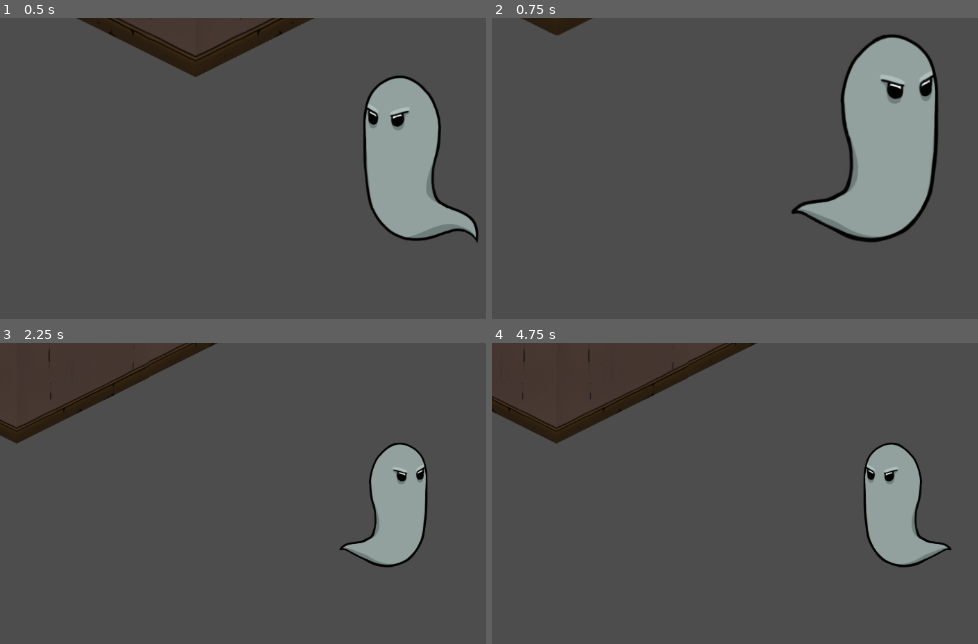
Above: before the commit, frames 1-4 (two rows, left to right).
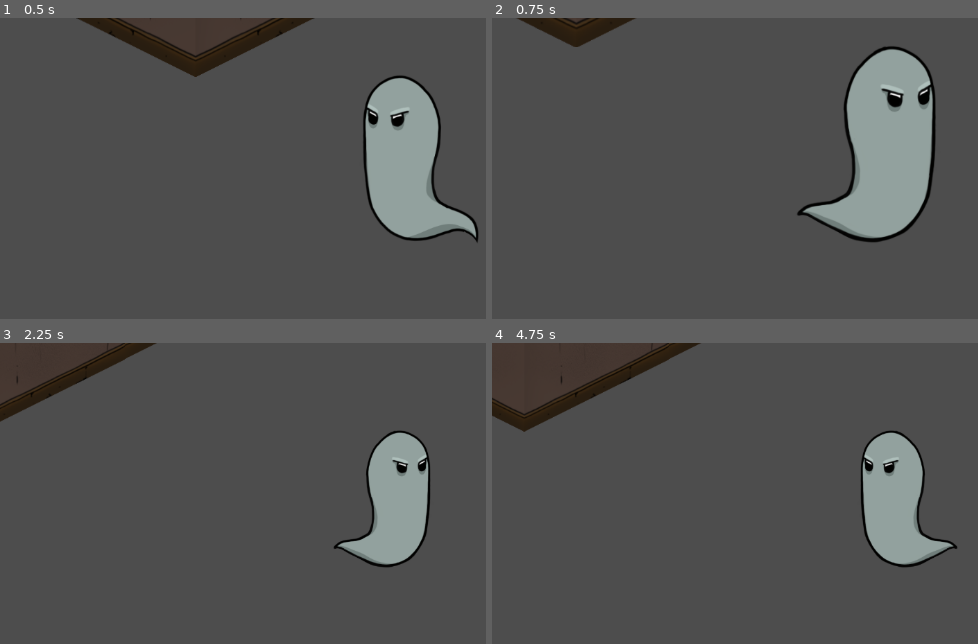
Above: after the commit, the same moments.

Repository: kevinpfeifle/haunting-grounds
Game: Godot game, scene res://scenes/game.tscn
Two runs of this game, one before a commit and one after it. Both use one fixed random seed, a clock stepped at 60 frames per second and the inputs below.
Inputs (mouse positions are in pixels of both pictures, inside the frame that each line leads up to):
- Up to frame 1 (0.5 s): no input
- Up to frame 2 (0.75 s): tap Enter at 0.5 s; move the mouse to (outside the picture) at 0.52 s; hold D (player_right) from 0.53 s (still down); hold Mouse wheel up (camera_zoom_in) from 0.53 s (still down); click (outside the picture) at 0.67 s
- Up to frame 3 (2.25 s): tap Mouse wheel down (camera_zoom_out) at 0.8 s; release D (player_right) at 1.25 s; release Mouse wheel up (camera_zoom_in) at 1.25 s; drag from (238, 589) to (outside the picture) at 1.27 s; tap Space (center_camera) at 2 s; move the mouse to (481, 469) at 2.02 s; hold D (player_right) from 2.03 s (still down); hold Mouse wheel down (camera_zoom_out) from 2.03 s (still down); right-click (481, 469) at 2.1 s; click (481, 469) at 2.17 s
- Up to frame 4 (4.75 s): release D (player_right) at 2.75 s; release Mouse wheel down (camera_zoom_out) at 2.75 s; drag from (outside the picture) to (652, 499) at 2.77 s; tap Enter at 3.5 s; move the mouse to (outside the picture) at 3.52 s; hold A (player_left) 3.53-4.25 s; hold Mouse wheel up (camera_zoom_in) 3.53-4.25 s; click (outside the picture) at 3.67 s; tap Mouse wheel down (camera_zoom_out) at 3.8 s; drag from (652, 499) to (773, 454) at 4.27 s

Frame 1 is identical in both runs. In frame 2, 3.9% of the frame differs, in the area x 5-92%, y 0-74%; in frame 3, 6.9%; in frame 4, 7.0%, in the area x 0-96%, y 0-75%.

Commit message:
Updated interactable object spawning logic, and added demo interaction

Diff:
--- a/scenes/levels/mourningwood_manor.tscn
+++ b/scenes/levels/mourningwood_manor.tscn
@@ -1,7 +1,12 @@
-[gd_scene load_steps=7 format=4 uid="uid://cp38n3dvafl7g"]
+[gd_scene load_steps=15 format=4 uid="uid://cp38n3dvafl7g"]
 
 [ext_resource type="TileSet" uid="uid://cevxebqg38bcs" path="res://assets/tilesets/mourningwood_manor.tres" id="1_2dm2y"]
 [ext_resource type="Script" path="res://scripts/building/room.gd" id="1_dnbas"]
+[ext_resource type="Script" path="res://scripts/objects/Spawner.gd" id="3_ujja3"]
+[ext_resource type="Script" path="res://scripts/objects/SpawnPoint.gd" id="4_c1ql2"]
+[ext_resource type="Script" path="res://scripts/objects/ObjectSpawnInfo.gd" id="5_a8rl4"]
+[ext_resource type="PackedScene" uid="uid://dijyi56o1lbdt" path="res://scenes/objects/candle.tscn" id="6_0wjly"]
+[ext_resource type="PackedScene" uid="uid://dtdeplaixpape" path="res://scenes/objects/urn.tscn" id="7_5qc06"]
 
 [sub_resource type="Animation" id="Animation_jtv8s"]
 length = 0.001
@@ -59,6 +64,21 @@
 "front_walls_fade_out": SubResource("Animation_l074l")
 }
 
+[sub_resource type="Resource" id="Resource_gonlc"]
+script = ExtResource("5_a8rl4")
+item_scene = ExtResource("6_0wjly")
+chance = 50.0
+
+[sub_resource type="Resource" id="Resource_fby4a"]
+script = ExtResource("5_a8rl4")
+item_scene = ExtResource("7_5qc06")
+chance = 50.0
+
+[sub_resource type="Resource" id="Resource_c7gs1"]
+script = ExtResource("5_a8rl4")
+item_scene = ExtResource("6_0wjly")
+chance = 100.0
+
 [node name="Mourningwood Manor" type="Node2D"]
 y_sort_enabled = true
 
@@ -103,3 +123,18 @@
 libraries = {
 "": SubResource("AnimationLibrary_7qnui")
 }
+
+[node name="Spawner" type="Node2D" parent="."]
+script = ExtResource("3_ujja3")
+
+[node name="SpawnPoint1" type="Marker2D" parent="Spawner"]
+position = Vector2(-751, 351)
+script = ExtResource("4_c1ql2")
+spawn_chance = 100.0
+possible_items = Array[ExtResource("5_a8rl4")]([SubResource("Resource_gonlc"), SubResource("Resource_fby4a")])
+
+[node name="SpawnPoint2" type="Marker2D" parent="Spawner"]
+position = Vector2(-556, 746)
+script = ExtResource("4_c1ql2")
+spawn_chance = 70.0
+possible_items = Array[ExtResource("5_a8rl4")]([SubResource("Resource_c7gs1")])
--- a/scenes/objects/candle.tscn
+++ b/scenes/objects/candle.tscn
@@ -1,11 +1,82 @@
-[gd_scene load_steps=3 format=3 uid="uid://dijyi56o1lbdt"]
+[gd_scene load_steps=14 format=3 uid="uid://dijyi56o1lbdt"]
 
 [ext_resource type="PackedScene" uid="uid://875d3auqxh85" path="res://scenes/objects/default_object.tscn" id="1_gby4o"]
+[ext_resource type="Texture2D" uid="uid://bfbn3fn8geo2k" path="res://assets/sprites/objects/candle_animation.png" id="2_4a3do"]
 [ext_resource type="Texture2D" uid="uid://bf1w87cw4hb2j" path="res://assets/sprites/objects/candle.png" id="2_8gbtm"]
+[ext_resource type="Script" path="res://scripts/objects/candle.gd" id="2_d1ht6"]
+
+[sub_resource type="AtlasTexture" id="AtlasTexture_2gmhy"]
+atlas = ExtResource("2_4a3do")
+region = Rect2(150, 0, 50, 62)
+
+[sub_resource type="AtlasTexture" id="AtlasTexture_j41ww"]
+atlas = ExtResource("2_4a3do")
+region = Rect2(200, 0, 50, 62)
+
+[sub_resource type="AtlasTexture" id="AtlasTexture_d6pv2"]
+atlas = ExtResource("2_4a3do")
+region = Rect2(250, 0, 50, 62)
+
+[sub_resource type="AtlasTexture" id="AtlasTexture_8dxjx"]
+atlas = ExtResource("2_4a3do")
+region = Rect2(300, 0, 50, 62)
+
+[sub_resource type="AtlasTexture" id="AtlasTexture_jgsct"]
+atlas = ExtResource("2_4a3do")
+region = Rect2(350, 0, 50, 62)
+
+[sub_resource type="AtlasTexture" id="AtlasTexture_m4ggm"]
+atlas = ExtResource("2_4a3do")
+region = Rect2(400, 0, 50, 62)
+
+[sub_resource type="AtlasTexture" id="AtlasTexture_behlc"]
+atlas = ExtResource("2_4a3do")
+region = Rect2(450, 0, 50, 62)
+
+[sub_resource type="AtlasTexture" id="AtlasTexture_xnlhu"]
+atlas = ExtResource("2_4a3do")
+region = Rect2(500, 0, 50, 62)
+
+[sub_resource type="SpriteFrames" id="SpriteFrames_hqqc5"]
+animations = [{
+"frames": [{
+"duration": 1.0,
+"texture": SubResource("AtlasTexture_2gmhy")
+}, {
+"duration": 1.0,
+"texture": SubResource("AtlasTexture_j41ww")
+}, {
+"duration": 1.0,
+"texture": SubResource("AtlasTexture_d6pv2")
+}, {
+"duration": 1.0,
+"texture": SubResource("AtlasTexture_8dxjx")
+}, {
+"duration": 1.0,
+"texture": SubResource("AtlasTexture_jgsct")
+}, {
+"duration": 1.0,
+"texture": SubResource("AtlasTexture_m4ggm")
+}, {
+"duration": 1.0,
+"texture": SubResource("AtlasTexture_behlc")
+}, {
+"duration": 1.0,
+"texture": SubResource("AtlasTexture_xnlhu")
+}],
+"loop": true,
+"name": &"default",
+"speed": 7.0
+}]
 
 [node name="Candle" instance=ExtResource("1_gby4o")]
-object_name = "Candle"
-description = "It burns"
+script = ExtResource("2_d1ht6")
 
-[node name="Sprite2D" parent="." index="0"]
+[node name="AnimatedSprite2D" type="AnimatedSprite2D" parent="." index="0"]
+sprite_frames = SubResource("SpriteFrames_hqqc5")
+autoplay = "default"
+frame_progress = 0.857356
+
+[node name="Sprite2D" parent="." index="1"]
+position = Vector2(1, 9)
 texture = ExtResource("2_8gbtm")
--- a/scenes/objects/default_object.tscn
+++ b/scenes/objects/default_object.tscn
@@ -29,3 +29,4 @@
 shape = SubResource("RectangleShape2D_qdlhw")
 
 [connection signal="body_entered" from="Area2D" to="." method="_on_area_2d_body_entered"]
+[connection signal="input_event" from="Area2D" to="." method="_on_area_2d_input_event"]
--- a/scenes/player/player_controller.tscn
+++ b/scenes/player/player_controller.tscn
@@ -11,6 +11,7 @@
 [node name="Camera" type="Camera2D" parent="."]
 scale = Vector2(1.00901, 1.05702)
 script = ExtResource("1_1yned")
+zoom_speed = 0.178
 
 [node name="RayCast2D" type="RayCast2D" parent="Camera"]
 collision_mask = 2
--- a/scripts/objects/DefaultObject.gd
+++ b/scripts/objects/DefaultObject.gd
@@ -1,10 +1,18 @@
 class_name DefaultObject
 extends StaticBody2D
+
+@onready var anim_sprite = $AnimatedSprite2D
+@onready var sprite = $Sprite2D
 
 @export var object_name: String = "Default Object"
 @export var description: String = "Currently an urn, but doesn't have to be."
 
 @export var is_objective_item: bool = false
+
+func _ready() -> void:
+    if anim_sprite != null:
+        sprite.visible = false
+
 
 func interact_player() -> void:
     print("Interacting with: %s" % object_name)
@@ -25,3 +33,7 @@
         interact_player()
     # elif body is NPC:
     #     interact_npc()
+
+func _on_area_2d_input_event(_viewport: Node, event: InputEvent, _shape_idx: int) -> void:
+        if event is InputEventMouseButton and event.button_index == MOUSE_BUTTON_RIGHT and event.pressed:
+            inspect()
--- a/scripts/objects/SpawnPoint.gd
+++ b/scripts/objects/SpawnPoint.gd
@@ -3,7 +3,8 @@
 
 @export var spawn_chance: float = 50.0
 @export var possible_items: Array[ObjectSpawnInfo] = []
-
+var is_item_spawned: bool = false;
+var item_reference: DefaultObject
 
 func _ready():
     validate_chances()
--- a/scripts/objects/Spawner.gd
+++ b/scripts/objects/Spawner.gd
@@ -1,32 +1,99 @@
 class_name Spawner
 extends Node2D
 
+@export_range(0,100) var max_spawned_objects: int = 10
+@export_range(0,100) var min_spawned_objects: int = 3
+@export_range(0,100) var min_objective_items: int = 1
+@export_range(0,100) var max_objective_items: int = 5
+
 @onready var map = get_parent()
 
-# Called when the node enters the scene tree for the first time.
 func _ready() -> void:
-	spawn_items()
+    spawn_items()
 
 func spawn_items():
-	for spawn_point in get_children():
-		if spawn_point is SpawnPoint:
-			if should_spawn(spawn_point.spawn_chance):
-				spawn_random_item(spawn_point)
+    var total_spawned: int = 0
+    var objective_items_spawned: int = 0
+
+    var spawn_points = get_children()
+    spawn_points.shuffle()  # Randomize the spawn points order
+
+    # Step 1: Spawn objective items until the min_objective_items is met
+    while objective_items_spawned < min_objective_items:
+        var spawned_in_this_pass = false
+        for spawn_point in spawn_points:
+            if objective_items_spawned >= min_objective_items:
+                break
+
+            if spawn_point is SpawnPoint and not spawn_point.is_item_spawned:
+                if spawn_objective_item(spawn_point):
+                    total_spawned += 1
+                    objective_items_spawned += 1
+                    spawned_in_this_pass = true
+
+        if not spawned_in_this_pass:
+            print("Warning: Could not spawn the required number of objective items.")
+            break
+
+    # Step 2: Spawn remaining items (random) until max_spawned_objects or min_spawned_objects is met
+    while total_spawned < min_spawned_objects or total_spawned < max_spawned_objects:
+        var spawned_in_this_pass = false
+        for spawn_point in spawn_points:
+            if total_spawned >= max_spawned_objects:
+                break
+
+            if spawn_point is SpawnPoint and not spawn_point.is_item_spawned:
+                if total_spawned < min_spawned_objects or should_spawn(spawn_point.spawn_chance):
+                    if spawn_random_item(spawn_point):
+                        total_spawned += 1
+                        spawned_in_this_pass = true
+
+        if not spawned_in_this_pass:
+            print("Warning: Could not spawn the required number of items.")
+            break
 
 func should_spawn(spawn_chance: float) -> bool:
-	return randf() * 100 <= spawn_chance
+    return randf() * 100 <= spawn_chance
 
-func spawn_random_item(spawn_point: SpawnPoint) -> void:
-	var items: Array[ObjectSpawnInfo] = spawn_point.possible_items
+func spawn_random_item(spawn_point: SpawnPoint) -> bool:
+    var items: Array[ObjectSpawnInfo] = spawn_point.possible_items
+    items.shuffle()
 
-	var total_weight: float = 100.0
-	var random_value: float = randf() * total_weight
-	var current_weight: float = 0.0
+    var total_weight: float = 100.0
+    var random_value: float = randf() * total_weight
+    var current_weight: float = 0.0
 
-	for item in items:
-		current_weight += item.chance
-		if random_value <= current_weight:
-			var item_instance = item.item_scene.instantiate()
-			item_instance.global_position = spawn_point.global_position
-			map.call_deferred("add_child", item_instance)
-			break
+    for item in items:
+        current_weight += item.chance
+        if random_value <= current_weight:
+            var item_instance = item.item_scene.instantiate()
+
+            if item_instance is DefaultObject:
+                if item_instance.is_objective_item:
+                    if min_objective_items >= max_objective_items:
+                        continue
+
+            item_instance.global_position = spawn_point.global_position
+            map.call_deferred("add_child", item_instance)
+            spawn_point.is_item_spawned = true
+            spawn_point.item_reference = item_instance
+            return true
+
+    return false
+
+func spawn_objective_item(spawn_point: SpawnPoint) -> bool:
+    var items: Array[ObjectSpawnInfo] = spawn_point.possible_items
+    items.shuffle()
+
+    for item in items:
+        var item_instance = item.item_scene.instantiate()
+
+        if item_instance is DefaultObject:
+            if item_instance.is_objective_item:
+                item_instance.global_position = spawn_point.global_position
+                map.call_deferred("add_child", item_instance)
+                spawn_point.is_item_spawned = true
+                spawn_point.item_reference = item_instance
+                return true
+
+    return false
--- /dev/null
+++ b/scripts/objects/candle.gd
@@ -0,0 +1,9 @@
+class_name Candle
+extends DefaultObject
+
+func inspect() -> void:
+	super.inspect()
+
+	# toggle anim_sprite and sprite visibility
+	anim_sprite.visible = !anim_sprite.visible
+	sprite.visible = !sprite.visible
--- a/scripts/player/camera.gd
+++ b/scripts/player/camera.gd
@@ -1,5 +1,7 @@
 class_name PlayerCamera
 extends Camera2D
+
+@export_range(0.0, 1.0) var zoom_speed: float = 0.25
 
 var player: Character
 var player_last_pos: Vector2
@@ -8,11 +10,6 @@
 var mouse_position: Vector2
 var camera_lock: bool = true
 var dragging: bool = false
-
-@onready var raycast = $RayCast2D
-
-func _ready():
-	raycast.enabled = true
 
 func _process(_delta):
 	if camera_lock and (player_last_pos != player.position):
@@ -31,21 +28,11 @@
 		position = ((mouse_position - event.position) / zoom) + camera_position
 	elif event.is_action_pressed("camera_zoom_in"):
 		if zoom != Vector2(4, 4):
-			zoom += Vector2(0.25, 0.25)
+			zoom += Vector2(zoom_speed, zoom_speed)
 	elif event.is_action_pressed("camera_zoom_out"):
 		if zoom != Vector2(-1, -1):
-			zoom += Vector2(-0.25, -0.25)
+			zoom += Vector2(-zoom_speed, -zoom_speed)
 	elif event.is_action_pressed("center_camera"):
 		position = player.position
 	elif event.is_action_pressed("camera_lock"):
 		camera_lock = !camera_lock
-
-	if event is InputEventMouseButton and event.button_index == MOUSE_BUTTON_RIGHT and event.pressed:
-		var mouse_pos = get_global_mouse_position()
-		raycast.target_position = (mouse_pos - global_position).normalized() * 1000
-		raycast.force_raycast_update()
-
-		if raycast.is_colliding():
-			var collider = raycast.get_collider()
-			if collider is DefaultObject:
-				collider.inspect()
Binary file added: assets/sprites/objects/candle_animation.png
Not shown, added: assets/sprites/objects/candle_animation.png.import
